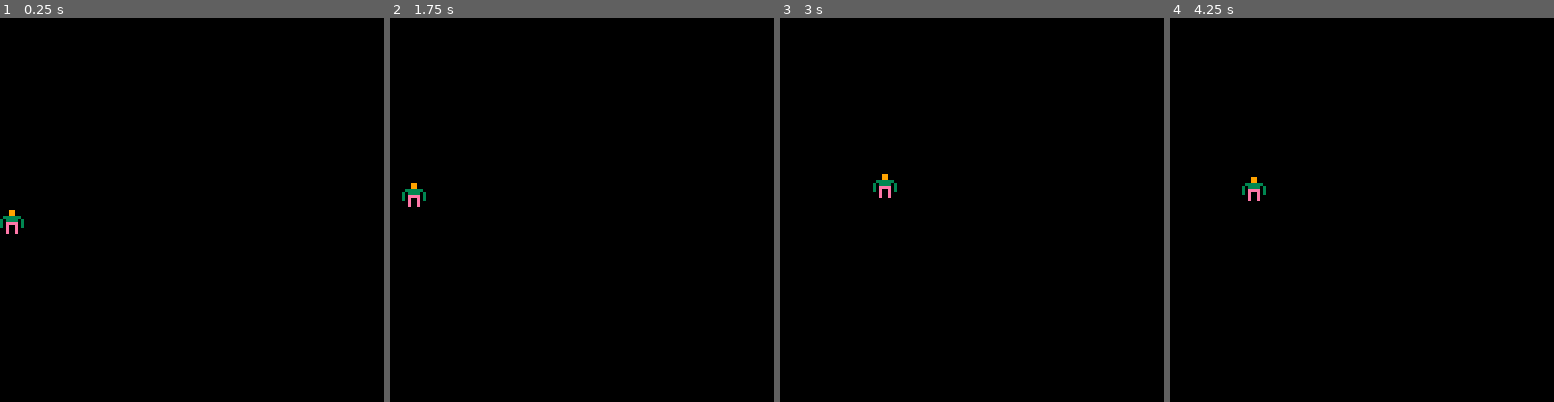
Above: before the commit, frames 1-4 (left to right).
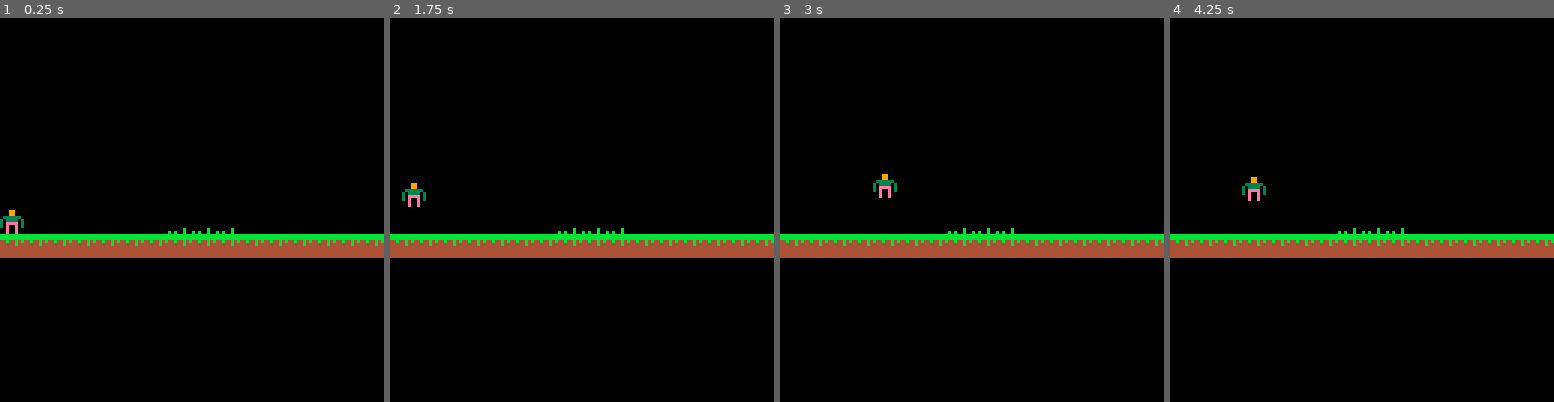
Above: after the commit, the same moments.

Repository: ynzn/roadtodreams
Game: PICO-8 cartridge amazejam.p8
Two runs of this game, one before a commit and one after it. Both use one fixed random seed, a clock stepped at 60 frames per second and the inputs below.
Inputs:
- Up to frame 1 (0.25 s): no input
- Up to frame 2 (1.75 s): hold Right from 1.6 s (still down)
- Up to frame 3 (3 s): release Right at 2.1 s; hold Right from 2.47 s (still down)
- Up to frame 4 (4.25 s): release Right at 3.03 s; hold Left 3.08-3.58 s; hold Right from 4.02 s (still down)

The runs differ from the first frame. In frame 1, 6.3% of the frame differs, in the area x 0-100%, y 54-63%; in frame 2, 6.3%; in frame 3, 6.3%; in frame 4, 6.3%.

Commit message:
removed initial blank screen

Diff:
--- a/amazejam.p8
+++ b/amazejam.p8
@@ -97,20 +97,20 @@
   cls()
 
   -- floor
-  if level > 0 then
+  if level >-1 then
    for i=0,15 do
      spr(17, i*8, 72)
    end
   end
 
   -- moon
-  if level>2 then
+  if level>1 then
     circfill(moon[1],moon[3],16,7)
     circfill(moon[1]+moon[2],moon[3],16,0)
   end
 
   -- stars
-  if level>1 then
+  if level>0 then
     for star in all(stars) do
       pset(star[1],star[2],7)
     end
@@ -120,7 +120,7 @@
   spr(1,player.x,player.y)
 
   -- trees
-  if level>3 then
+  if level>2 then
     for tree in all(trees) do
       for l=1,#tree.t do
         spr(tree.t[l]+3,tree.x,72-8*l)
@@ -134,7 +134,7 @@
   end
 
   -- people
-  if level > 7 then
+  if level > 6 then
    for p in all(people) do
      pal(7,p.c1)
      spr(32, p.x, 64)
@@ -146,19 +146,19 @@
   end
 
   -- herbs
-  if level > 0 then
+  if level > -1 then
    for i in all(herbs) do
      spr(16, i*8, 64)
    end
   end
 
   -- title
-  if level == 6 then
+  if level == 5 then
     print("the road to dreams", 32, 96)
   end
 
   -- pond
-  if level>4 then
+  if level>3 then
     clip(0,80,128,48)
     for c in all(pond) do
       circ(c.x,c.y,c.r,1)
Not shown, changed: amazejam.js
